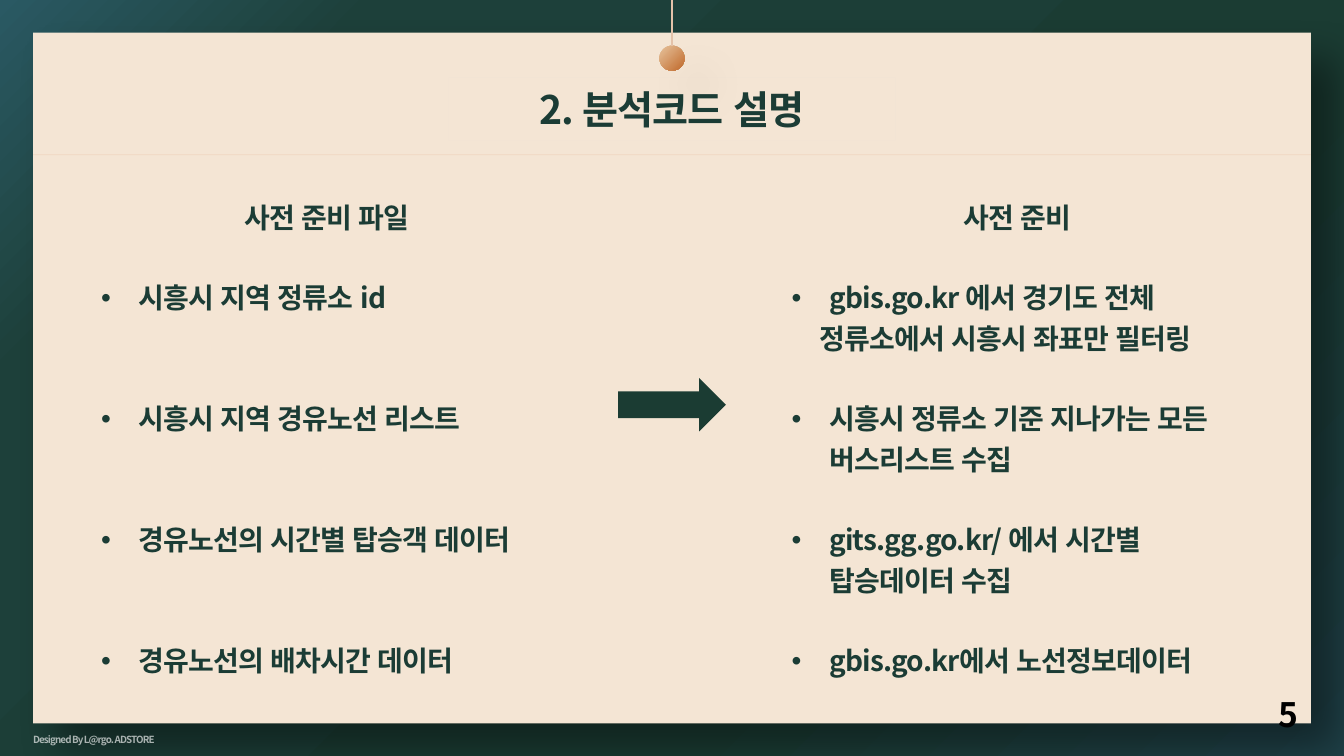
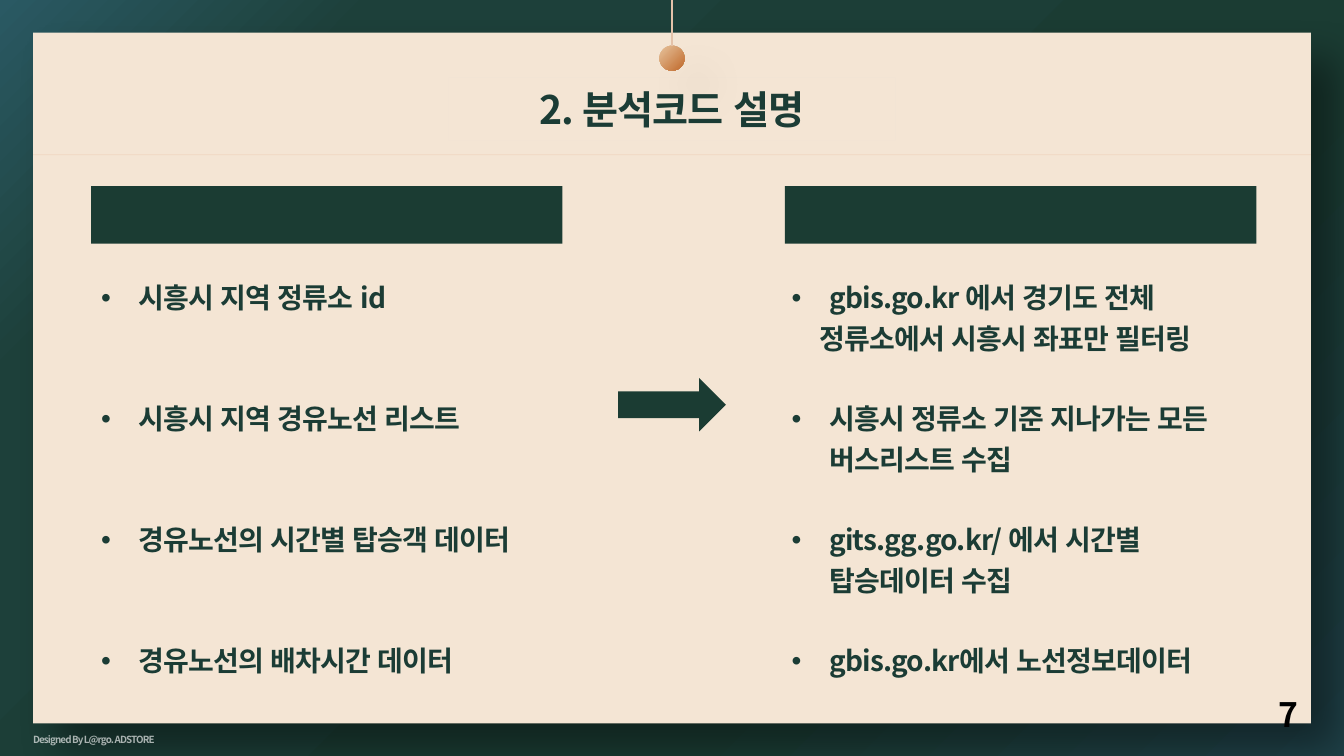
Before and after one commit to mugju/Big_data_Siheung_project, a slide deck: slide 7 of 빅데이터-시흥시연계_이영채_김동혁.pptx (slide 5 before the commit). Drawn at 1344x756 pixels with LibreOffice and Linux fonts; fonts in the diff are those of the drawing. Boxes give left, top, right and bottom in pixels: in the first picture for what was removed or moved away, otherwise in the second. Text is boxed around its words. In the diff, an @@ line names an element or a change of style, - is before the commit and + after.

```diff
--- a/빅데이터-시흥시연계_이영채_김동혁.pptx
+++ b/빅데이터-시흥시연계_이영채_김동혁.pptx
@@ text "사전 준비 파일" at [139, 284, 511, 674]: text colour #1B3C35 to #FFFFFF in "사전 준비 파일" @@
@@ rectangle added at [91, 187, 563, 244], fill #1B3C33 @@
@@ text "사전 준비" at [820, 284, 1208, 678]: text colour #1B3C35 to #FFFFFF in "사전 준비" @@
@@ rectangle added at [785, 187, 1257, 244], fill #1B3C33 @@
@@ page number at [1278, 702, 1298, 736]: text changed @@
-5
+7
```
Also in this commit, not shown: 1 other slide changed, 2 slides added.
